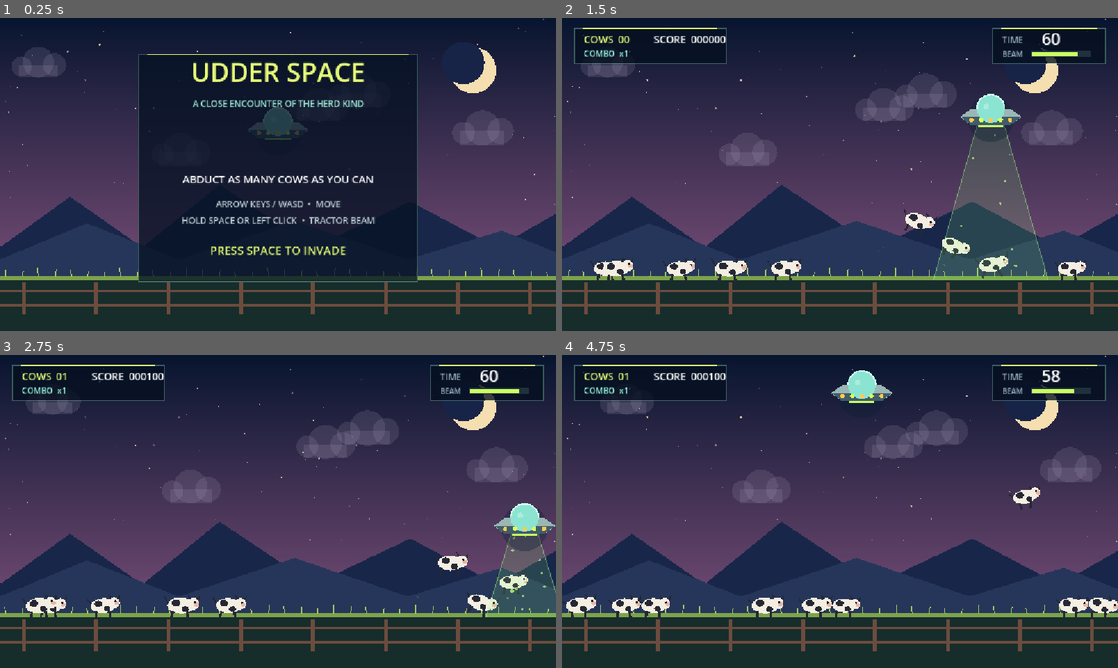
Above: before the commit, frames 1-4 (two rows, left to right).
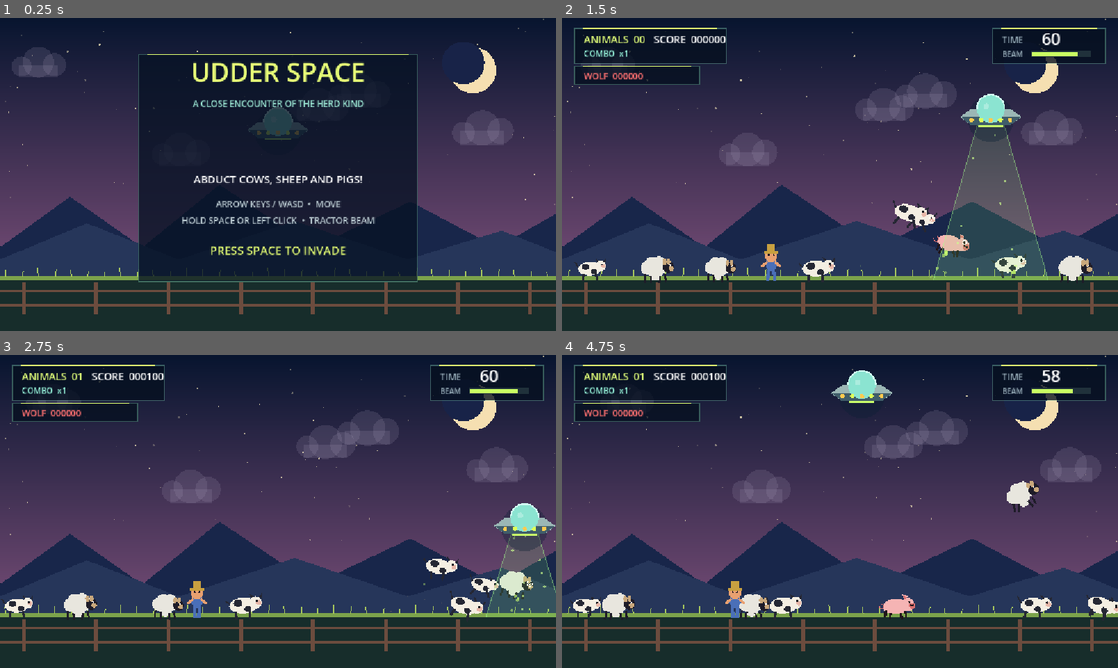
Above: after the commit, the same moments.

Repository: raegar/UdderSpace
Game: Godot game, scene res://main.tscn
Same seed, same stepped clock (60 frames per second), same inputs: the game is played once before the commit and once after it.
Inputs (mouse positions are in pixels of both pictures, inside the frame that each line leads up to):
- Up to frame 1 (0.25 s): no input
- Up to frame 2 (1.5 s): tap Enter at 0.5, 0.6 s; move the mouse to (962, 158) at 0.52 s; hold D 0.53-1.28 s; hold Space 0.53-1.28 s; click (962, 158) at 0.67 s; move the mouse to (728, 190) at 1.27 s; hold S from 1.28 s (still down); tap Space at 1.35 s; click (728, 190) at 1.42 s
- Up to frame 3 (2.75 s): tap Space at 1.52, 1.82 s; tap Enter at 1.55, 2.1 s; move the mouse to (333, 442) at 2.02 s; release S at 2.03 s; hold D from 2.03 s (still down); hold Space from 2.03 s (still down); click (333, 442) at 2.17 s
- Up to frame 4 (4.75 s): move the mouse to (812, 574) at 2.77 s; release D at 2.78 s; release Space at 2.78 s; hold W 2.78-3.53 s; tap Enter at 2.85, 4.35 s; click (812, 574) at 2.92 s; tap Space at 3.02, 3.32, 4.52 s; move the mouse to (1006, 558) at 3.52 s; hold Space 3.53-4.28 s; hold A from 3.53 s (still down); click (1006, 558) at 3.67 s; move the mouse to (673, 464) at 4.27 s; click (673, 464) at 4.42 s

The runs differ from the first frame. In frame 1, 0.6% of the frame differs, in the area x 32-68%, y 50-54%; in frame 2, 4.5%, in the area x 2-96%, y 5-85%; in frame 3, 4.2%; in frame 4, 4.3%.

Commit message:
Group9 updates

Diff:
--- a/main.gd
+++ b/main.gd
@@ -27,6 +27,11 @@
 var captured := 0
 var title_bob := 0.0
 var rng := RandomNumberGenerator.new()
+var farmer := {}
+var wolves: Array[Dictionary] = []
+var wolf_score := 0
+var wolf_spawn_timer := 0.0
+var farmer_shot := false
 
 func _ready() -> void:
 	rng.randomize()
@@ -53,13 +58,26 @@
 	time_left = 60.0
 	beam_energy = 100.0
 	spawn_timer = 0.0
+	wolf_score = 0
+	farmer_shot = false
+	wolves.clear()
+	wolf_spawn_timer = 12.0
+	farmer = {
+		"pos": Vector2(rng.randf_range(150, W - 150), GROUND_Y - 20),
+		"vel": Vector2.ZERO,
+		"dir": 1.0,
+		"phase": rng.randf_range(0, TAU),
+		"alert": 0.0,
+	}
 	for i in 8:
 		spawn_cow(90.0 + i * 135.0 + rng.randf_range(-30, 30))
 
 func spawn_cow(x := -1.0) -> void:
 	if x < 0:
 		x = rng.randf_range(65, W - 65)
+	var types := ["cow", "cow", "sheep", "pig"]
 	cows.append({
+		"type": types[rng.randi() % types.size()],
 		"pos": Vector2(x, GROUND_Y - 16),
 		"vel": Vector2(rng.randf_range(-24, 24), 0),
 		"dir": -1.0 if rng.randf() < 0.5 else 1.0,
@@ -130,6 +148,19 @@
 	for i in range(cows.size() - 1, -1, -1):
 		if cows[i].captured:
 			cows.remove_at(i)
+
+	update_farmer(delta)
+	if farmer_shot:
+		state = GameState.GAME_OVER
+		beam_on = false
+		return
+
+	wolf_spawn_timer -= delta
+	if wolf_spawn_timer <= 0 and wolves.size() < 2:
+		wolves.append(make_wolf())
+		wolf_spawn_timer = rng.randf_range(18.0, 25.0)
+	for wolf in wolves:
+		update_wolf(wolf, delta)
 
 func update_cow(cow: Dictionary, delta: float) -> void:
 	cow.phase += delta * 5.0
@@ -188,6 +219,99 @@
 	var t := clampf((y - ufo_pos.y) / BEAM_RANGE, 0, 1)
 	return lerpf(30, 125, t)
 
+func make_wolf() -> Dictionary:
+	var x := 65.0 if rng.randf() < 0.5 else W - 65.0
+	return {
+		"pos": Vector2(x, GROUND_Y - 18),
+		"vel": Vector2.ZERO,
+		"dir": 1.0 if x < W * 0.5 else -1.0,
+		"phase": rng.randf_range(0, TAU),
+		"eat_timer": 0.0,
+		"full_timer": 0.0,
+	}
+
+func update_farmer(delta: float) -> void:
+	if farmer.is_empty():
+		return
+	farmer.phase += delta * 3.5
+	var dx: float = ufo_pos.x - farmer.pos.x
+	var threatening: bool = ufo_pos.y > 270 and absf(dx) < 175
+
+	if threatening:
+		farmer.alert = minf(1.0, farmer.alert + delta * 0.85)
+		farmer.vel.x = move_toward(farmer.vel.x, 0.0, delta * 80.0)
+	else:
+		farmer.alert = maxf(0.0, farmer.alert - delta * 1.5)
+		farmer.vel.x = move_toward(farmer.vel.x, farmer.dir * 32.0, delta * 25.0)
+		if rng.randf() < delta * 0.25:
+			farmer.dir *= -1.0
+
+	farmer.pos.x += farmer.vel.x * delta
+	if farmer.pos.x < 35:
+		farmer.pos.x = 35
+		farmer.dir = 1.0
+	if farmer.pos.x > W - 35:
+		farmer.pos.x = W - 35
+		farmer.dir = -1.0
+
+	if farmer.alert >= 1.0:
+		farmer_shot = true
+		flash = 0.7
+		screen_shake = 14.0
+
+func update_wolf(wolf: Dictionary, delta: float) -> void:
+	wolf.phase += delta * 7.0
+
+	if wolf.full_timer > 0:
+		wolf.full_timer = maxf(0.0, wolf.full_timer - delta)
+		wolf.vel.x = move_toward(wolf.vel.x, wolf.dir * 30.0, delta * 20.0)
+		wolf.pos.x += wolf.vel.x * delta
+		if wolf.pos.x < 35: wolf.pos.x = 35; wolf.dir = 1.0
+		if wolf.pos.x > W - 35: wolf.pos.x = W - 35; wolf.dir = -1.0
+		return
+
+	var nearest_dist := INF
+	var nearest_idx := -1
+	for i in cows.size():
+		if not cows[i].airborne and not cows[i].captured:
+			var d: float = (wolf.pos as Vector2).distance_to(cows[i].pos)
+			if d < nearest_dist:
+				nearest_dist = d
+				nearest_idx = i
+
+	if nearest_idx >= 0:
+		var target := cows[nearest_idx]
+		var tdx: float = (target.pos as Vector2).x - (wolf.pos as Vector2).x
+		if absf(tdx) > 5:
+			wolf.dir = signf(tdx)
+		wolf.vel.x = move_toward(wolf.vel.x, wolf.dir * 95.0, delta * 70.0)
+		if nearest_dist < 38:
+			wolf.eat_timer += delta
+			if wolf.eat_timer >= 0.45:
+				wolf.eat_timer = 0.0
+				wolf.full_timer = 2.8
+				wolf_score += 100
+				score = maxi(0, score - 75)
+				combo = 0
+				for j in 10:
+					add_particle(target.pos + Vector2(rng.randf_range(-22, 22), rng.randf_range(-12, 8)), Color("#b03030"), "burst")
+				cows.remove_at(nearest_idx)
+		else:
+			wolf.eat_timer = 0.0
+	else:
+		wolf.eat_timer = 0.0
+		wolf.vel.x = move_toward(wolf.vel.x, wolf.dir * 45.0, delta * 30.0)
+		if rng.randf() < delta * 0.2:
+			wolf.dir *= -1.0
+
+	wolf.pos.x += wolf.vel.x * delta
+	if wolf.pos.x < 35:
+		wolf.pos.x = 35
+		wolf.dir = 1.0
+	if wolf.pos.x > W - 35:
+		wolf.pos.x = W - 35
+		wolf.dir = -1.0
+
 func add_particle(pos: Vector2, color: Color, kind: String) -> void:
 	var velocity := Vector2(rng.randf_range(-90, 90), rng.randf_range(-140, -25))
 	if kind == "spark":
@@ -217,7 +341,11 @@
 	draw_set_transform(shake)
 	draw_background()
 	for cow in cows:
-		draw_cow(cow)
+		draw_animal(cow)
+	if not farmer.is_empty():
+		draw_farmer()
+	for wolf in wolves:
+		draw_wolf(wolf)
 	if state == GameState.PLAYING and beam_on:
 		draw_beam()
 	draw_ufo(ufo_pos, state == GameState.TITLE)
@@ -315,6 +443,71 @@
 		draw_circle(p + Vector2(lx, 10), 4.5, lc)
 	draw_line(p + Vector2(-26, 22), p + Vector2(26, 22), Color("#c9ff6a"), 4)
 
+func draw_animal(animal: Dictionary) -> void:
+	match animal.get("type", "cow"):
+		"sheep": draw_sheep(animal)
+		"pig": draw_pig(animal)
+		_: draw_cow(animal)
+
+func draw_sheep(sheep: Dictionary) -> void:
+	var p: Vector2 = sheep.pos
+	var s: float = sheep.size
+	var angle := clampf(sheep.vel.x / 500.0, -0.35, 0.35)
+	if sheep.airborne:
+		angle += sin(sheep.phase) * 0.12
+	draw_set_transform(p, angle, Vector2(s, s))
+	var wool := Color("#e8e6de")
+	var dark := Color("#1e1c28")
+	var skin := Color("#c9a87c")
+	draw_circle(Vector2(0, 2), 17, wool)
+	draw_circle(Vector2(-14, -2), 14, wool)
+	draw_circle(Vector2(14, -4), 13, wool)
+	draw_circle(Vector2(-6, -12), 12, wool)
+	draw_circle(Vector2(8, -12), 12, wool)
+	draw_circle(Vector2(0, 12), 11, wool)
+	draw_circle(Vector2(26, -2), 11, dark)
+	draw_circle(Vector2(31, 1), 5, skin)
+	draw_custom_ellipse(Vector2(19, -12), Vector2(4, 6), skin)
+	draw_custom_ellipse(Vector2(27, -12), Vector2(4, 6), skin)
+	draw_circle(Vector2(29, -5), 2.2, Color.WHITE)
+	draw_circle(Vector2(29, -5), 1.1, dark)
+	if sheep.fear > 0.2:
+		draw_circle(Vector2(29, -5), 5, Color.WHITE, false, 1.5)
+	var leg_kick := sin(sheep.phase) * (6.0 if sheep.airborne else 2.0)
+	draw_line(Vector2(-10, 14), Vector2(-11 + leg_kick, 28), dark, 4)
+	draw_line(Vector2(8, 15), Vector2(9 - leg_kick, 28), dark, 4)
+	draw_line(Vector2(-20, 10), Vector2(-22, 26), dark, 4)
+	draw_line(Vector2(18, 12), Vector2(20, 26), dark, 4)
+	draw_set_transform(Vector2.ZERO)
+
+func draw_pig(pig: Dictionary) -> void:
+	var p: Vector2 = pig.pos
+	var s: float = pig.size
+	var angle := clampf(pig.vel.x / 500.0, -0.35, 0.35)
+	if pig.airborne:
+		angle += sin(pig.phase) * 0.12
+	draw_set_transform(p, angle, Vector2(s, s))
+	var pink := Color("#f5b4b4")
+	var dark_pink := Color("#d97070")
+	var dark := Color("#20161a")
+	draw_custom_ellipse(Vector2(0, 2), Vector2(28, 17), pink)
+	draw_circle(Vector2(27, -1), 14, pink)
+	draw_colored_polygon(PackedVector2Array([Vector2(19, -12), Vector2(15, -24), Vector2(28, -19)]), pink)
+	draw_colored_polygon(PackedVector2Array([Vector2(20, -13), Vector2(17, -21), Vector2(27, -17)]), dark_pink)
+	draw_circle(Vector2(36, 2), 7, dark_pink)
+	draw_circle(Vector2(33, 1), 2.2, dark)
+	draw_circle(Vector2(38, 1), 2.2, dark)
+	draw_circle(Vector2(30, -7), 2.3, dark)
+	if pig.fear > 0.2:
+		draw_circle(Vector2(30, -7), 5, Color.WHITE, false, 1.5)
+	draw_arc(Vector2(-31, 0), 5, -PI * 0.5, PI, 16, dark_pink, 2)
+	var leg_kick := sin(pig.phase) * (6.0 if pig.airborne else 2.0)
+	draw_line(Vector2(-12, 15), Vector2(-13 + leg_kick, 29), dark, 5)
+	draw_line(Vector2(10, 16), Vector2(11 - leg_kick, 29), dark, 5)
+	draw_line(Vector2(-22, 8), Vector2(-24, 24), dark, 5)
+	draw_line(Vector2(20, 13), Vector2(22, 27), dark, 5)
+	draw_set_transform(Vector2.ZERO)
+
 func draw_cow(cow: Dictionary) -> void:
 	var p: Vector2 = cow.pos
 	var s: float = cow.size
@@ -340,6 +533,86 @@
 		draw_circle(Vector2(28, -8), 5, Color.WHITE, false, 1.5)
 	draw_set_transform(Vector2.ZERO)
 
+func draw_farmer() -> void:
+	var p: Vector2 = farmer.pos
+	var alert: float = farmer.alert
+	var facing := signf(ufo_pos.x - p.x)
+	if facing == 0.0:
+		facing = 1.0
+	var walk := sin(farmer.phase) * (0.0 if alert > 0.4 else 1.0)
+	draw_set_transform(p, 0.0, Vector2(facing, 1.0))
+	var skin := Color("#e8a070")
+	var overall := Color("#4a6fb8")
+	var hat_col := Color("#c8a040")
+	var dark := Color("#181422")
+	var gun_col := Color("#5a3a2a")
+	# Legs
+	draw_line(Vector2(-5, 6), Vector2(-8 + walk * 4, 30), overall, 7)
+	draw_line(Vector2(5, 6), Vector2(8 - walk * 4, 30), overall, 7)
+	# Body (overalls)
+	draw_custom_ellipse(Vector2(0, -6), Vector2(12, 15), overall)
+	# Arms
+	if alert > 0.4:
+		draw_line(Vector2(-7, -12), Vector2(-16, -32), skin, 5)
+		draw_line(Vector2(7, -12), Vector2(16, -32), skin, 5)
+		draw_line(Vector2(12, -32), Vector2(14, -54), gun_col, 4)
+		draw_line(Vector2(12, -32), Vector2(22, -28), gun_col, 4)
+	else:
+		draw_line(Vector2(-8, -10), Vector2(-20, 0), skin, 5)
+		draw_line(Vector2(8, -10), Vector2(20, 0), skin, 5)
+	# Head
+	draw_circle(Vector2(0, -22), 13, skin)
+	# Hat
+	draw_rect(Rect2(-15, -33, 30, 6), hat_col, true)
+	draw_rect(Rect2(-9, -48, 18, 16), hat_col, true)
+	# Eyes + angry brows when alert
+	draw_circle(Vector2(-5, -24), 2.2, dark)
+	draw_circle(Vector2(5, -24), 2.2, dark)
+	if alert > 0.3:
+		draw_line(Vector2(-9, -30), Vector2(-1, -27), dark, 2)
+		draw_line(Vector2(1, -27), Vector2(9, -30), dark, 2)
+	draw_set_transform(Vector2.ZERO)
+	# Alert bubble drawn in world space to avoid text mirroring
+	if alert > 0.15:
+		draw_circle(p + Vector2(0, -90), 14, Color(1.0, 0.2, 0.1, alert * 0.9))
+		draw_rect(Rect2(p.x - 3, p.y - 103, 6, 15), Color(1, 1, 0.3, alert), true)
+		draw_circle(p + Vector2(0, -82), 3.5, Color(1, 1, 0.3, alert))
+
+func draw_wolf(wolf: Dictionary) -> void:
+	var p: Vector2 = wolf.pos
+	draw_set_transform(p, 0.0, Vector2(wolf.dir, 1.0))
+	var gray := Color("#8a8a9a")
+	var dark_gray := Color("#3c3c50")
+	var cream := Color("#e8e0c8")
+	var dark := Color("#181418")
+	# Body
+	draw_custom_ellipse(Vector2(0, 0), Vector2(26, 13), gray)
+	# Tail curved up at back
+	draw_arc(Vector2(-20, -6), 13, -PI * 0.6, PI * 0.2, 20, gray, 7)
+	# Head
+	draw_circle(Vector2(26, -4), 13, gray)
+	# Pointed ears
+	draw_colored_polygon(PackedVector2Array([Vector2(18, -14), Vector2(13, -28), Vector2(26, -16)]), gray)
+	draw_colored_polygon(PackedVector2Array([Vector2(19, -14), Vector2(15, -23), Vector2(25, -15)]), dark_gray)
+	draw_colored_polygon(PackedVector2Array([Vector2(30, -15), Vector2(34, -27), Vector2(38, -14)]), gray)
+	draw_colored_polygon(PackedVector2Array([Vector2(31, -14), Vector2(34, -22), Vector2(37, -14)]), dark_gray)
+	# Snout
+	draw_custom_ellipse(Vector2(35, -1), Vector2(9, 6), dark_gray)
+	draw_circle(Vector2(40, -1), 3, Color("#100c14"))
+	# Fangs
+	draw_line(Vector2(37, 3), Vector2(38, 10), cream, 2)
+	draw_line(Vector2(40, 3), Vector2(41, 10), cream, 2)
+	# Amber predator eye
+	draw_circle(Vector2(30, -9), 3.0, Color("#e8c020"))
+	draw_circle(Vector2(30, -9), 1.4, dark)
+	# Legs
+	var leg_kick := sin(wolf.phase) * 9.0
+	draw_line(Vector2(-10, 10), Vector2(-12 + leg_kick, 26), dark_gray, 5)
+	draw_line(Vector2(8, 12), Vector2(10 - leg_kick, 26), dark_gray, 5)
+	draw_line(Vector2(-18, 6), Vector2(-20, 22), dark_gray, 5)
+	draw_line(Vector2(16, 10), Vector2(18, 24), dark_gray, 5)
+	draw_set_transform(Vector2.ZERO)
+
 func draw_custom_ellipse(center: Vector2, radii: Vector2, color: Color) -> void:
 	var points := PackedVector2Array()
 	for i in 24:
@@ -356,7 +629,7 @@
 	draw_panel(Rect2(286, 75, 580, 470), Color(0.025, 0.07, 0.14, 0.78))
 	draw_centered("UDDER SPACE", 132, 54, Color("#e8ff77"))
 	draw_centered("A CLOSE ENCOUNTER OF THE HERD KIND", 184, 18, Color("#9ce8d5"))
-	draw_centered("ABDUCT AS MANY COWS AS YOU CAN", 342, 22, Color.WHITE)
+	draw_centered("ABDUCT COWS, SHEEP AND PIGS!", 342, 22, Color.WHITE)
 	draw_centered("ARROW KEYS / WASD  •  MOVE", 392, 18, Color("#b8c8cf"))
 	draw_centered("HOLD SPACE OR LEFT CLICK  •  TRACTOR BEAM", 426, 18, Color("#b8c8cf"))
 	var pulse := 0.78 + sin(title_bob * 4) * 0.22
@@ -364,9 +637,16 @@
 
 func draw_hud() -> void:
 	draw_panel(Rect2(25, 22, 315, 72), Color(0.02, 0.06, 0.12, 0.78))
-	draw_text(Vector2(45, 52), "COWS  %02d" % captured, 21, Color("#dffb78"))
+	draw_text(Vector2(45, 52), "ANIMALS  %02d" % captured, 21, Color("#dffb78"))
 	draw_text(Vector2(190, 52), "SCORE  %06d" % score, 21, Color.WHITE)
 	draw_text(Vector2(45, 80), "COMBO  x%d" % maxi(1, combo), 17, Color("#8fe8d1"))
+	draw_panel(Rect2(25, 100, 260, 38), Color(0.02, 0.06, 0.12, 0.78))
+	draw_text(Vector2(45, 127), "WOLF  %06d" % wolf_score, 18, Color("#ff7070"))
+	if not farmer.is_empty() and farmer.alert > 0.4:
+		var da: float = farmer.alert
+		var pulse := 0.7 + sin(title_bob * 12) * 0.3
+		draw_panel(Rect2(W * 0.5 - 130, 22, 260, 48), Color(0.3 * da, 0.02, 0.02, 0.88))
+		draw_centered("! FARMER ALERT !", 58, 22, Color(1.0, 0.35, 0.2, pulse * da))
 	draw_panel(Rect2(W - 260, 22, 235, 72), Color(0.02, 0.06, 0.12, 0.78))
 	draw_text(Vector2(W - 240, 52), "TIME", 18, Color("#9eb4c0"))
 	var time_color := Color("#ff6b69") if time_left < 10 else Color.WHITE
@@ -376,14 +656,19 @@
 	draw_rect(Rect2(W - 178, 71, 121 * beam_energy / 100.0, 8), Color("#caff63"), true)
 
 func draw_game_over() -> void:
-	draw_panel(Rect2(326, 104, 500, 425), Color(0.025, 0.07, 0.14, 0.9))
-	draw_centered("MISSION COMPLETE", 165, 38, Color("#e8ff77"))
-	draw_centered("THE FARMERS ARE CONFUSED.", 208, 18, Color("#9ce8d5"))
-	draw_centered("%d" % captured, 306, 72, Color.WHITE)
-	draw_centered("COWS LIBERATED", 342, 17, Color("#9eb4c0"))
-	draw_centered("SCORE  %06d" % score, 397, 25, Color("#e8ff77"))
-	draw_centered("BEST COMBO  x%d" % best_combo, 432, 18, Color("#9ce8d5"))
-	draw_centered("PRESS SPACE TO RAID AGAIN", 490, 21, Color.WHITE)
+	draw_panel(Rect2(326, 104, 500, 430), Color(0.025, 0.07, 0.14, 0.9))
+	if farmer_shot:
+		draw_centered("SHOT DOWN!", 165, 42, Color("#ff4444"))
+		draw_centered("THE FARMER GOT YOU!", 214, 20, Color("#ff9977"))
+	else:
+		draw_centered("MISSION COMPLETE", 165, 38, Color("#e8ff77"))
+		draw_centered("THE FARMERS ARE CONFUSED.", 208, 18, Color("#9ce8d5"))
+	draw_centered("%d" % captured, 300, 72, Color.WHITE)
+	draw_centered("ANIMALS ABDUCTED", 336, 17, Color("#9eb4c0"))
+	draw_centered("SCORE  %06d" % score, 382, 25, Color("#e8ff77"))
+	draw_centered("BEST COMBO  x%d" % best_combo, 414, 18, Color("#9ce8d5"))
+	draw_centered("WOLF STOLE  %06d" % wolf_score, 440, 16, Color("#ff7070"))
+	draw_centered("PRESS SPACE TO RAID AGAIN", 492, 21, Color.WHITE)
 
 func draw_panel(rect: Rect2, color: Color) -> void:
 	draw_custom_box(rect, color, Color(0.55, 0.9, 0.75, 0.35))
